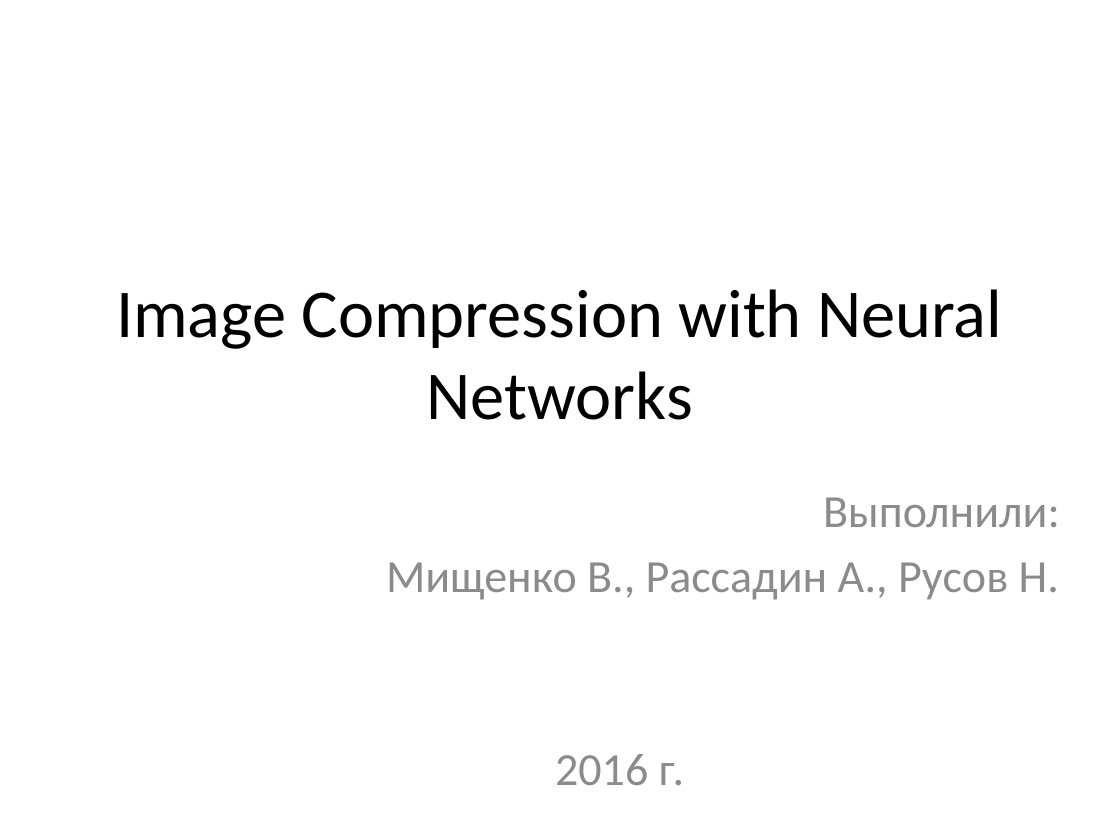
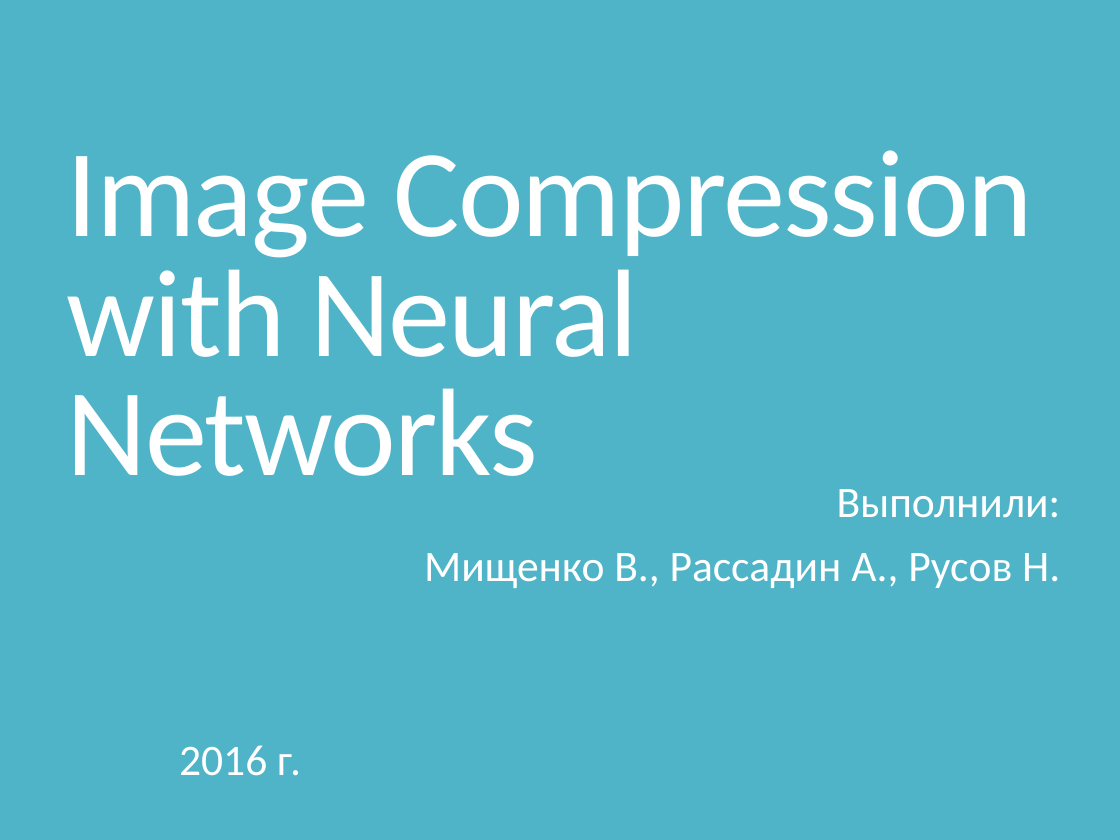
Before and after one commit to arassadin/image-compression-benchmarking, a slide deck: slide 1 of Image Compression with Neural Networks.pptx. Drawn at 1120x840 pixels with LibreOffice and Linux fonts; fonts in the diff are those of the drawing. Boxes give left, top, right and bottom in pixels: in the first picture for what was removed or moved away, otherwise in the second. Text is boxed around its words. In the diff, an @@ line names an element or a change of style, - is before the commit and + after.

Commit message:
Change design of presentation

```diff
--- a/Image Compression with Neural Networks.pptx
+++ b/Image Compression with Neural Networks.pptx
@@ background #FFFFFF to #50B4C8 @@
@@ title "Image Compression with Neural Networks": place and size @@
-title "Image Compression with Neural Networks" at (116,289,1002,420)
+title "Image Compression with Neural Networks" at (67,150,1033,476)
@@ title "Image Compression with Neural Networks" at (67,150,1033,476): size 44 to 80 pt, text colour #000000 to #FFFFFF, letter spacing 0 to -1.2 pt; alignment centre to left; line spacing 1 to 0.8; vertical alignment middle to bottom @@
@@ subtitle "Выполнили:" at (179,489,1061,776): size 29.6 to 28 pt, text colour #8C8C8C to #FFFFFF; line spacing 1 to 0.85; more space between paragraphs; alignment centre to left @@
```
Also in this commit, not shown: 13 other slides changed, 1 slide added, 1 slide removed.
